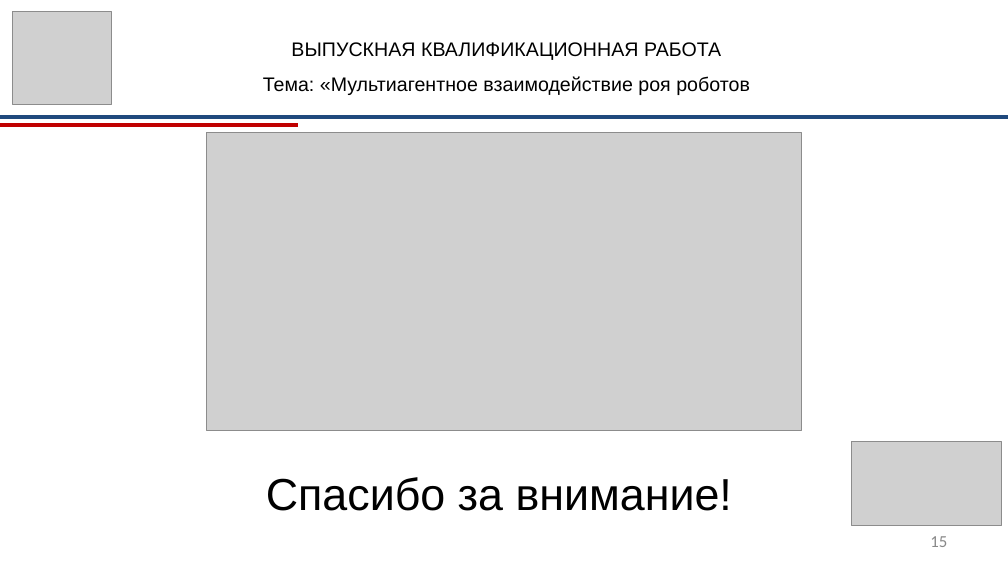
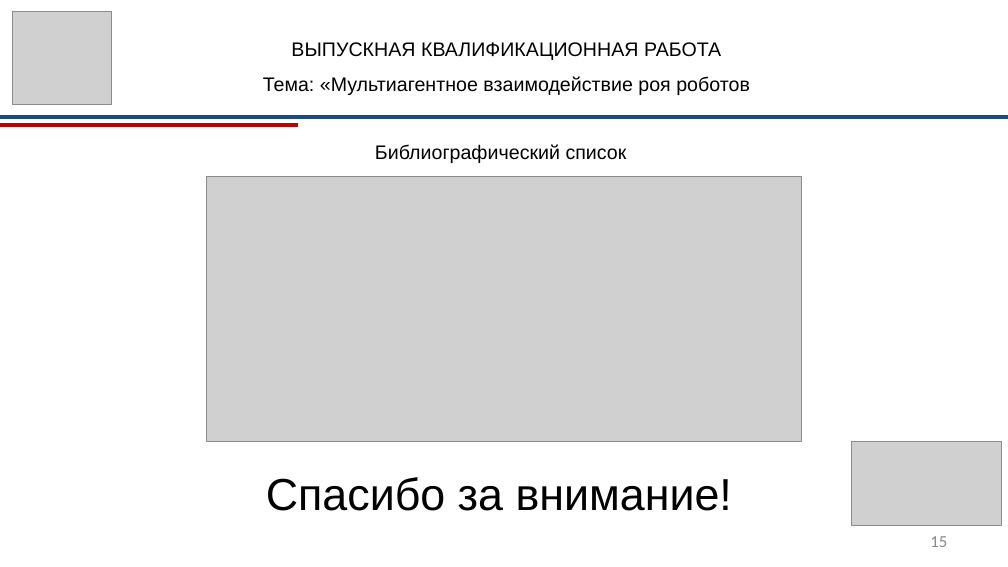
Before and after one commit to RazorvinAndrey/robot_vkr_razorvin, a slide deck: slide 15 of arhive/ВКР_Разорвин_презентация.pptx. Drawn at 1008x567 pixels with LibreOffice and Linux fonts; fonts in the diff are those of the drawing; grey boxes stand for pictures. Boxes give left, top, right and bottom in pixels: in the first picture for what was removed or moved away, otherwise in the second. Text is boxed around its words. In the diff, an @@ line names an element or a change of style, - is before the commit and + after.

```diff
--- a/arhive/ВКР_Разорвин_презентация.pptx
+++ b/arhive/ВКР_Разорвин_презентация.pptx
@@ text added at (375,144,627,163), 14 pt, text #000000 @@
+Библиографический список
@@ picture: place and size @@
-picture at (207,133,801,430)
+picture at (207,176,801,440)
```
Also in this commit, not shown: 2 other slides changed, 3 other files.
